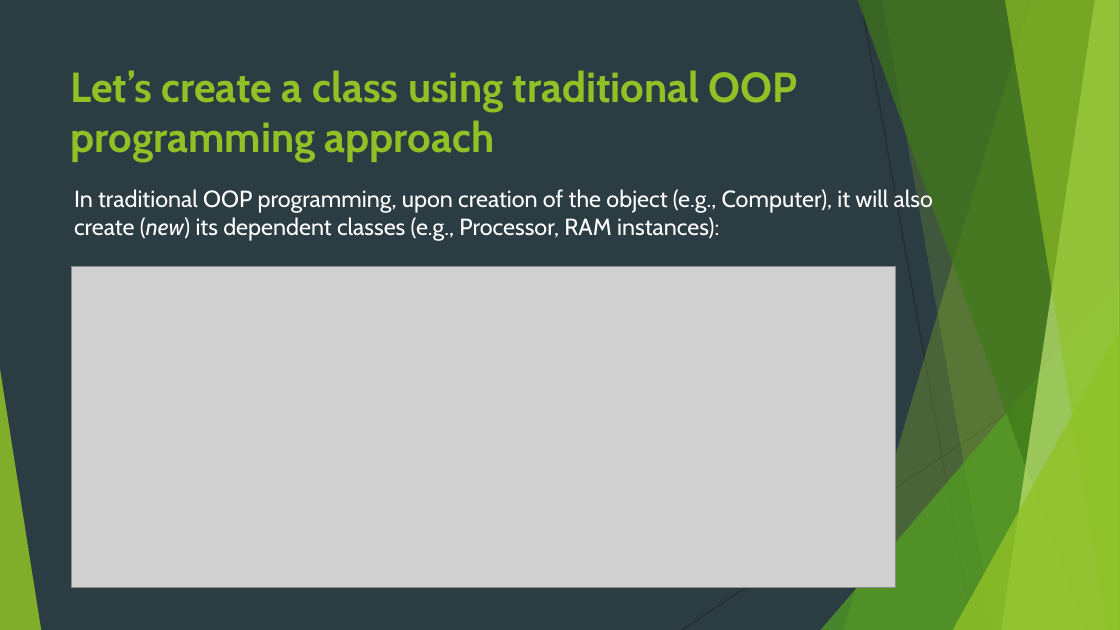
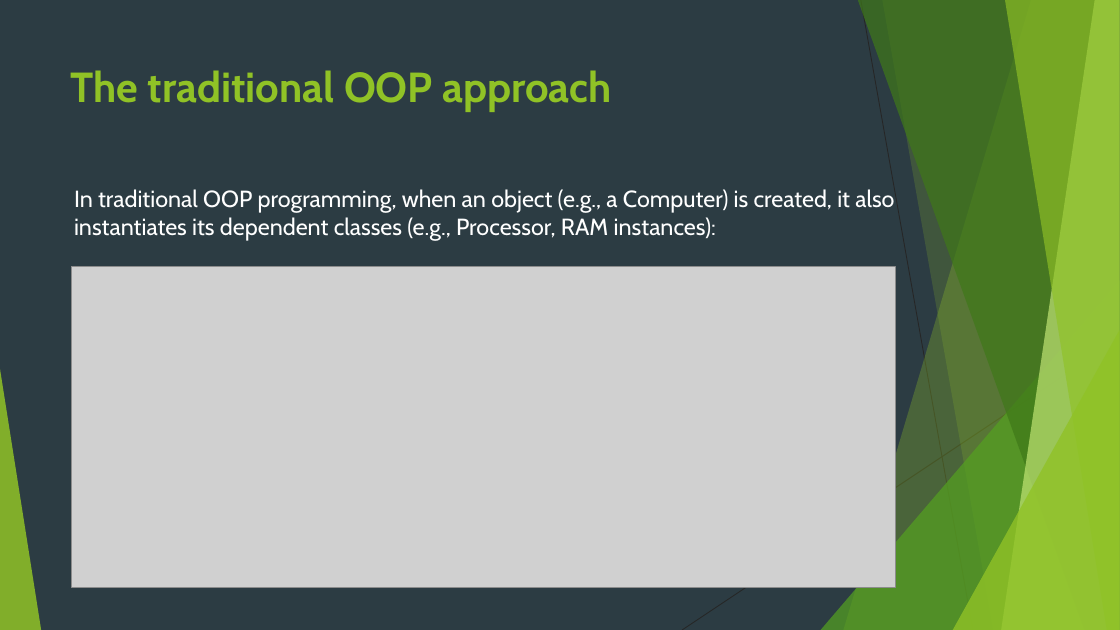
Before and after one commit to idanshal/sb-todo-app-tdp, a slide deck: slide 11 of course_data/presentations/practical_spring_boot_for_tdp.pptx (slide 9 before the commit). Drawn at 1120x630 pixels with LibreOffice and Linux fonts; fonts in the diff are those of the drawing; grey boxes stand for pictures. Boxes give left, top, right and bottom in pixels: in the first picture for what was removed or moved away, otherwise in the second. Text is boxed around its words. In the diff, an @@ line names an element or a change of style, - is before the commit and + after.

```diff
--- a/course_data/presentations/practical_spring_boot_for_tdp.pptx
+++ b/course_data/presentations/practical_spring_boot_for_tdp.pptx
@@ title at box(71, 70, 611, 112): text changed @@
-Let’s create a class using traditional OOP programming approach
+The traditional OOP approach
@@ text at box(74, 189, 894, 241): text changed @@
-In traditional OOP programming, upon creation of the object (e.g., Computer), it will also create (new) its dependent classes (e.g., Processor, RAM instances):
+In traditional OOP programming, when an object (e.g., a Computer) is created, it also instantiates its dependent classes (e.g., Processor, RAM instances):
```
Also in this commit, not shown: 10 other slides changed, 3 slides added, 16 other files.
